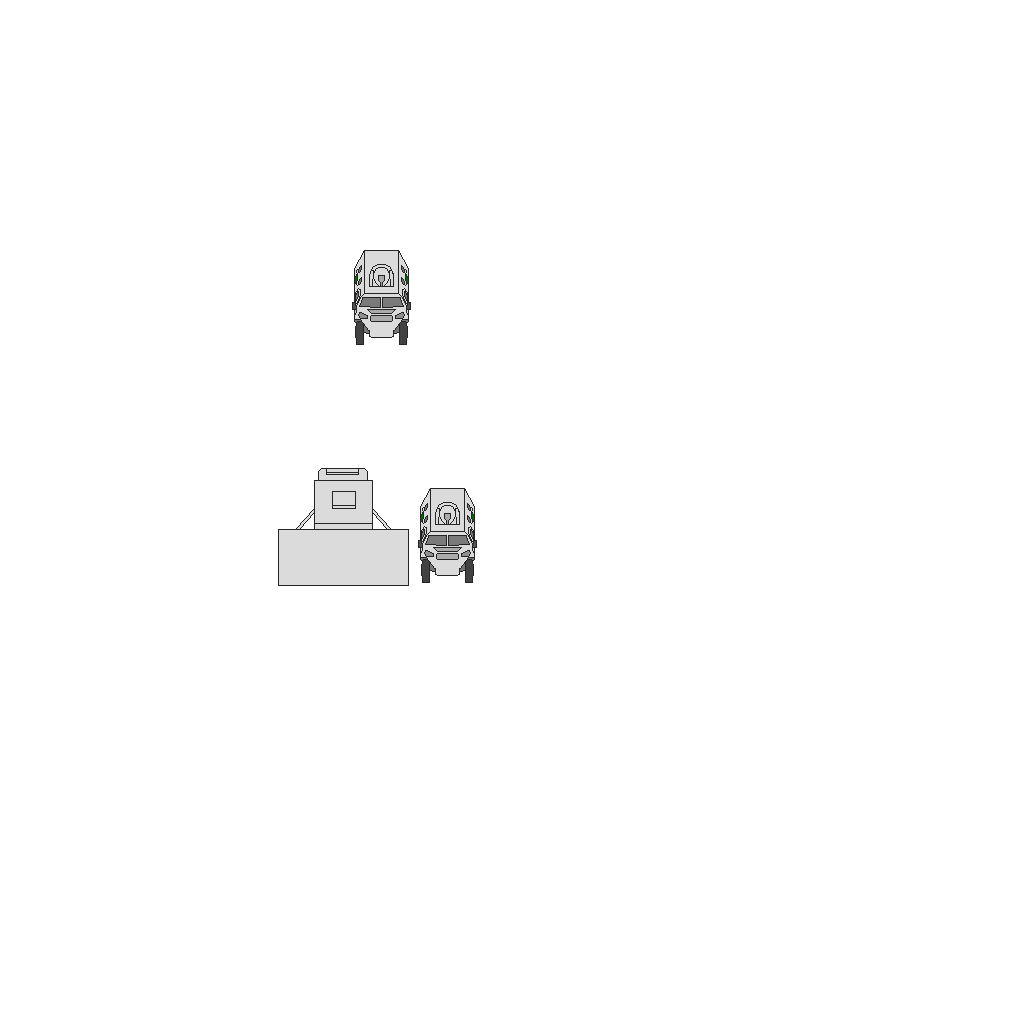
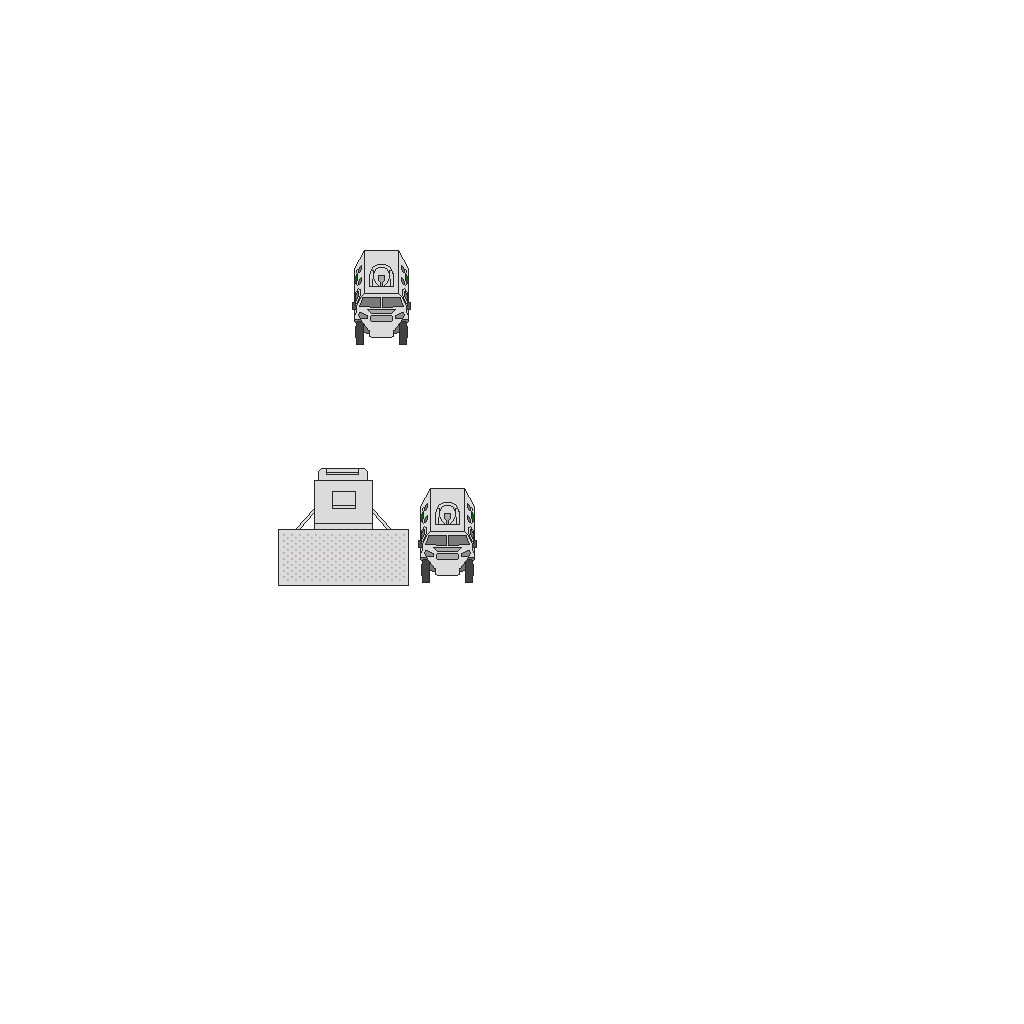
The second 1024x1024 image is a revision of the first. Changes to its layers:
added layer "Layer 10" above "Layer 9" over 283, 534, 405, 581
